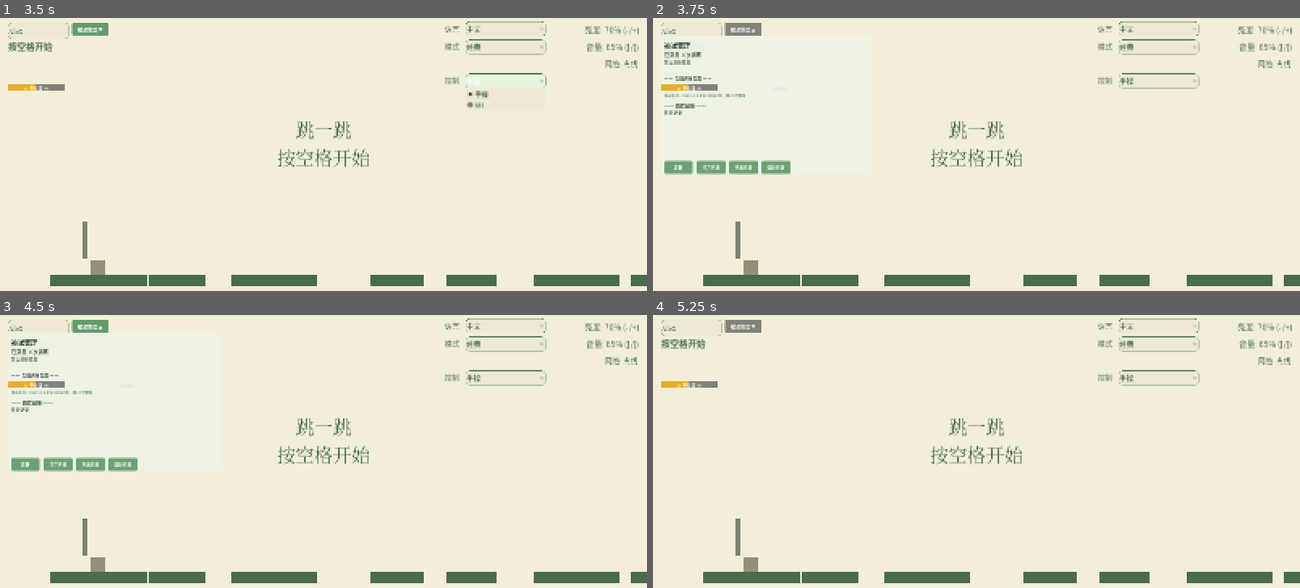
Above: before the commit, frames 1-4 (two rows, left to right).
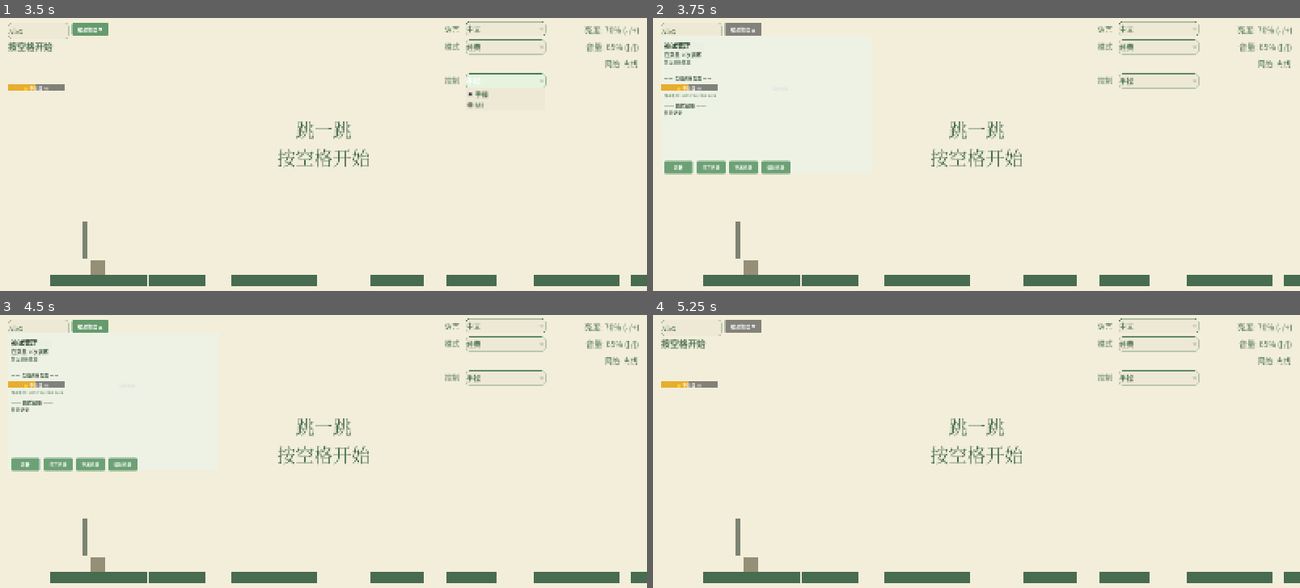
Above: after the commit, the same moments.

Repository: sssd903-tju/MI_-
Game: Godot game, scene res://scenes/Main.tscn
The game is run twice, just before and just after one commit, with the same random seed, the same clock (stepped at 60 frames per second) and the same inputs.
Inputs (mouse positions are in pixels of both pictures, inside the frame that each line leads up to):
- Up to frame 1 (3.5 s): click (38, 31) at 0.52 s; type "Alex" at 0.6 s; click "中文" at 1.25 s; click "经典" at 2 s; click "手操" at 2.75 s
- Up to frame 2 (3.75 s): click "被试管理 ▼" at 3.5 s
- Up to frame 3 (4.5 s): click (58, 385) at 4.27 s; type "12" at 4.35 s
- Up to frame 4 (5.25 s): click "被试管理 ▲" at 5 s

Frame 1 is identical in both runs. In frame 2, less than 0.1% of the frame differs, in the area x 5-15%, y 27-29%; in frame 3, less than 0.1%; in frame 4, nothing differs.

Commit message:
release: open-source ready
- Add LICENSE (MIT), update README with formula table
- Remove hardcoded paths from Game.gd and data/README.md
- Remove archive test data
- Remove *.pkl from gitignore (model needed for inference)
- 5 python scripts, 6 gd scripts, 3 scenes, 2 docs

Diff:
--- a/scripts/Game.gd
+++ b/scripts/Game.gd
@@ -139,7 +139,7 @@
 var subject_id: String = ""
 var subject_ui: Control = null
 var _session_name_input: LineEdit = null
-var _save_path: String = "/Users/sssd/Desktop/跳一跳/试次数据"
+var _save_path: String = "user://training_data"
 var _save_path_label: Label = null
 var _save_dir_dialog: FileDialog = null
 var score: int = 0
@@ -1498,7 +1498,7 @@
 	_save_path_label.size = Vector2(460, 16)
 	_save_path_label.add_theme_font_size_override("font_size", 9)
 	_save_path_label.add_theme_color_override("font_color", Color(0.35, 0.50, 0.35, 0.8))
-	_save_path_label.text = "保存路径: /Users/sssd/Desktop/跳一跳/试次数据"
+	_save_path_label.text = "保存路径: user://training_data"
 	panel.add_child(_save_path_label)
 
 	_save_dir_dialog = FileDialog.new()
Not shown, added: LICENSE
Not shown, changed: README.md
Not shown, changed: data/README.md
Not shown, removed: data/archive/session_1.jsonl
Not shown, removed: data/archive/session_15.jsonl
Not shown, removed: data/archive/session_2.jsonl
Not shown, removed: data/archive/session_20260612_215144.jsonl
Not shown, removed: data/archive/session_20260612_215733.jsonl
Not shown, removed: data/archive/session_20260612_215913.jsonl
Not shown, removed: data/archive/session_3.jsonl
Not shown, removed: data/archive/session_4.jsonl
Not shown, removed: data/archive/session_5.jsonl
(and 5 more such lines)
